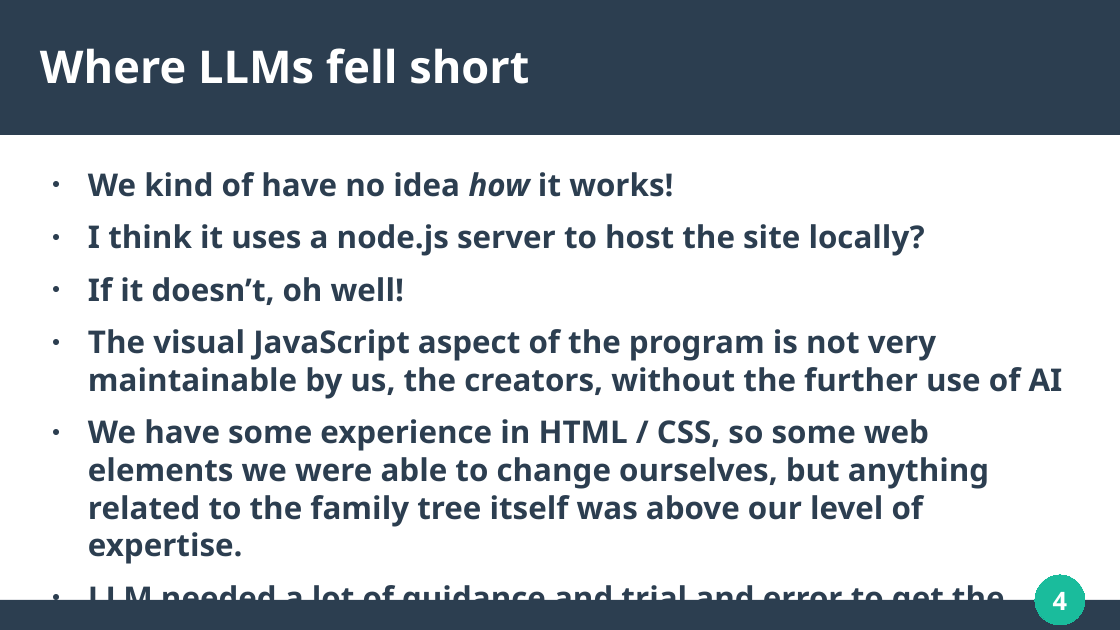
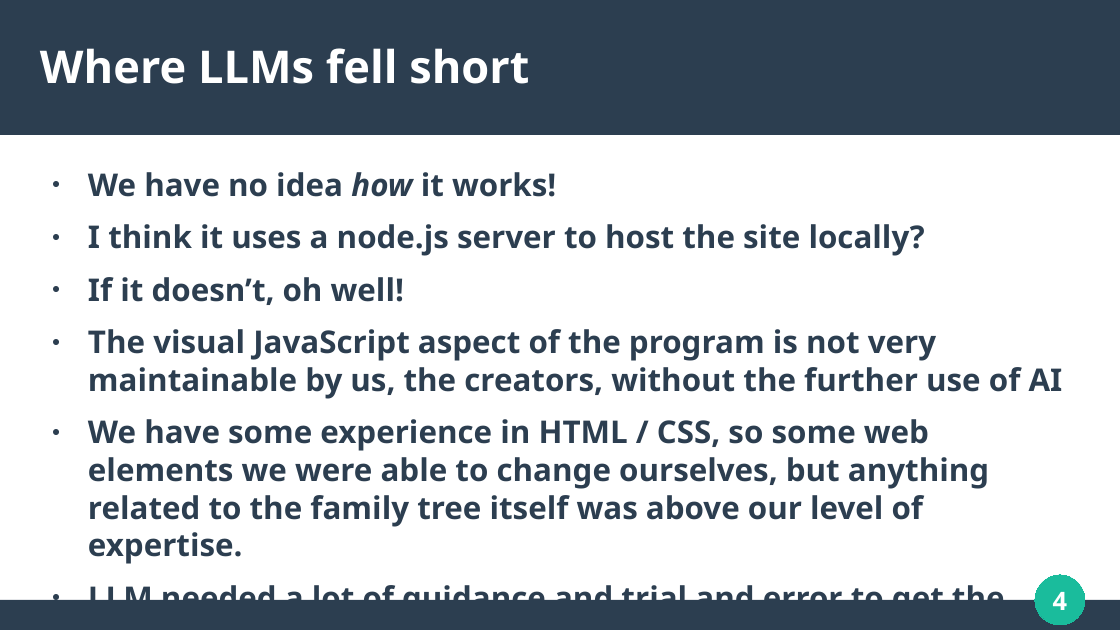
Before and after one commit to kaiguy71/Family-Tree, a slide deck: slide 4 of DeliverablePresentation.odp. Drawn at 1120x630 pixels with LibreOffice and Linux fonts; fonts in the diff are those of the drawing. Boxes give left, top, right and bottom in pixels: in the first picture for what was removed or moved away, otherwise in the second. Text is boxed around its words. In the diff, an @@ line names an element or a change of style, - is before the commit and + after.

```diff
--- a/DeliverablePresentation.odp
+++ b/DeliverablePresentation.odp
@@ text at (x1=88, y1=172, x2=556, y2=197): text changed @@
-● We kind of have no idea how it works!
+● We have no idea how it works!
```
Also in this commit, not shown: 1 slide added.
